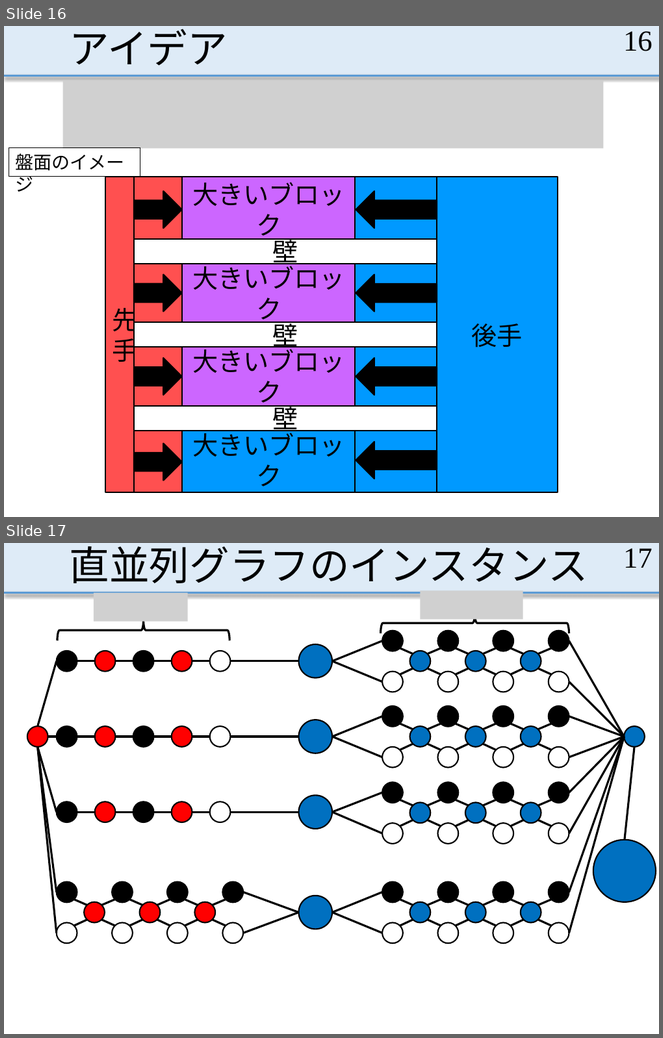
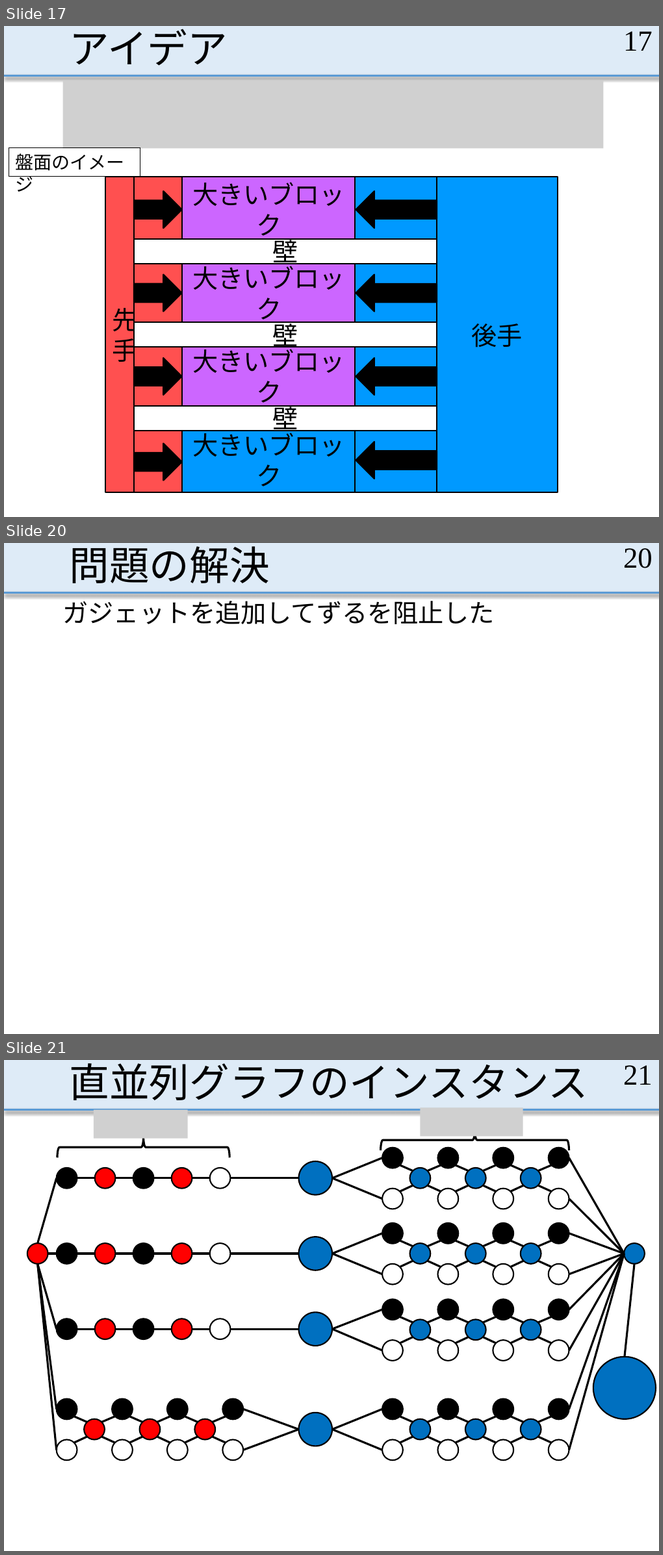
Before and after one commit to MasayaOda/SR, a slide deck: 191120oda.pptx. Shown one above the other, each under a label of ours: slides 16 and 17 before the commit, slides 17, 20 and 21 after it; the slides between them are not shown. The pictures are 663x1038 and 663x1555 pixels, drawn with LibreOffice and Linux fonts; fonts in the diff are those of the drawing; grey boxes stand for pictures. Boxes give left, top, right and bottom in pixels: in the first picture for what was removed or moved away, otherwise in the second. Text is boxed around its words. In the diff, an @@ line names an element or a change of style, - is before the commit and + after.

```diff
--- a/191120oda.pptx
+++ b/191120oda.pptx
@@ slide 20 added at <box>4,543,659,1034</box>, background #FFFFFF; not listed: 2 template elements that a slide beside it also shows @@
@@ title added at <box>70,546,270,583</box>, 44 pt, text #000000 @@
+問題の解決
@@ page number added at <box>623,548,653,568</box>, 32 pt, text #000000 @@
+20
@@ text added at <box>63,596,495,624</box>, 28 pt, text #000000 @@
+ガジェットを追加してずるを阻止した
@@ what was slide 16 is now slide 17 @@
@@ page number at <box>623,31,653,51</box>: text changed @@
-16
+17
@@ what was slide 17 is now slide 21 @@
@@ page number at <box>623,1065,653,1085</box>: text changed @@
-17
+21
```
Also in this commit, not shown: 6 slides changed, 3 other slides added.
